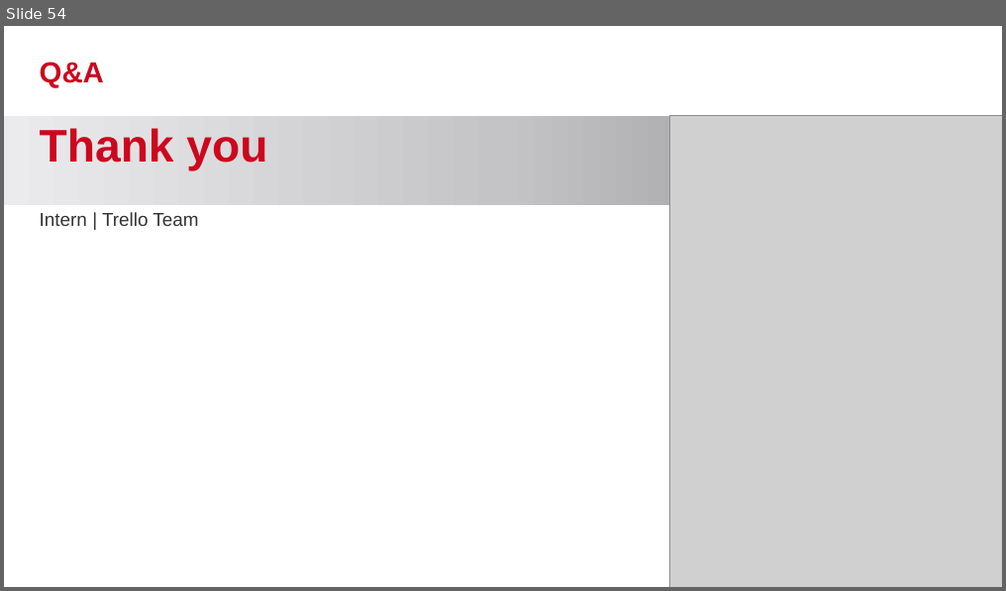
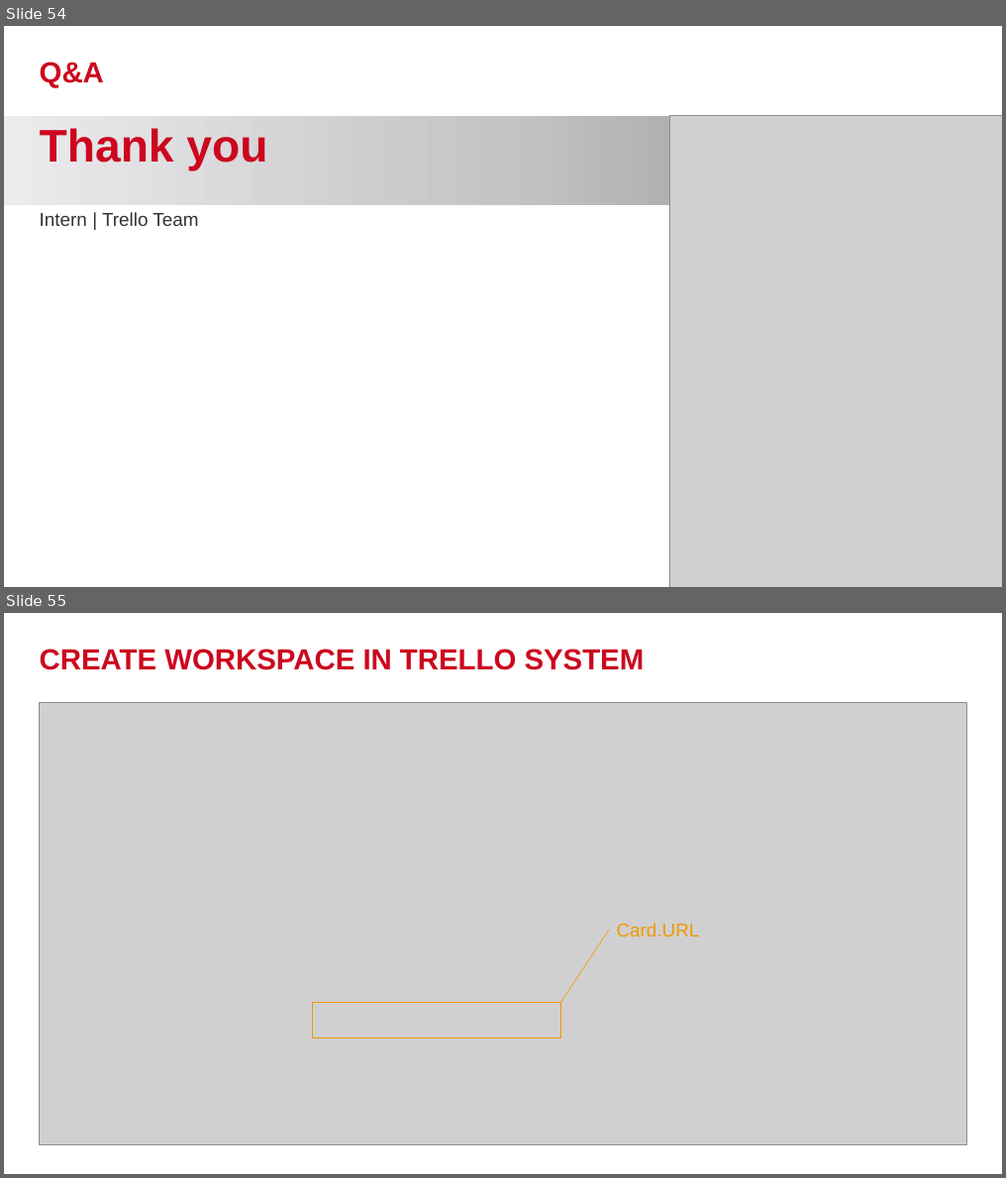
Before and after one commit to khoado-dev/YPP4-KhoaDo, a slide deck: Documents/Presentation/IntroductionFunctionInTrelloSystem.pptx. Shown one above the other, each under a label of ours: slide 54 before the commit, slides 54 and 55 after it. The pictures are 1006x591 and 1006x1178 pixels, drawn with LibreOffice and Linux fonts; fonts in the diff are those of the drawing; grey boxes stand for pictures; background and template pictures are left out. Boxes give left, top, right and bottom in pixels: in the first picture for what was removed or moved away, otherwise in the second. Text is boxed around its words. In the diff, an @@ line names an element or a change of style, - is before the commit and + after.

```diff
--- a/Documents/Presentation/IntroductionFunctionInTrelloSystem.pptx
+++ b/Documents/Presentation/IntroductionFunctionInTrelloSystem.pptx
@@ slide 55 added at box(4, 613, 1002, 1174), background #FFFFFF @@
@@ title added at box(40, 649, 645, 670), 28 pt, text #CC071E, bold @@
+CREATE WORKSPACE IN TRELLO SYSTEM
@@ picture added at box(40, 703, 966, 1146) @@
@@ line added from (561, 1003) to (609, 930), #F39800 0.6 pt @@
@@ text added at box(617, 923, 700, 937), 18 pt, text #F39800 @@
+Card.URL
@@ rectangle added at box(312, 1003, 560, 1039), outline #F39800 0.6 pt @@
```
Also in this commit, not shown: 2 slides changed, 2 other slides added, 3 other files.
